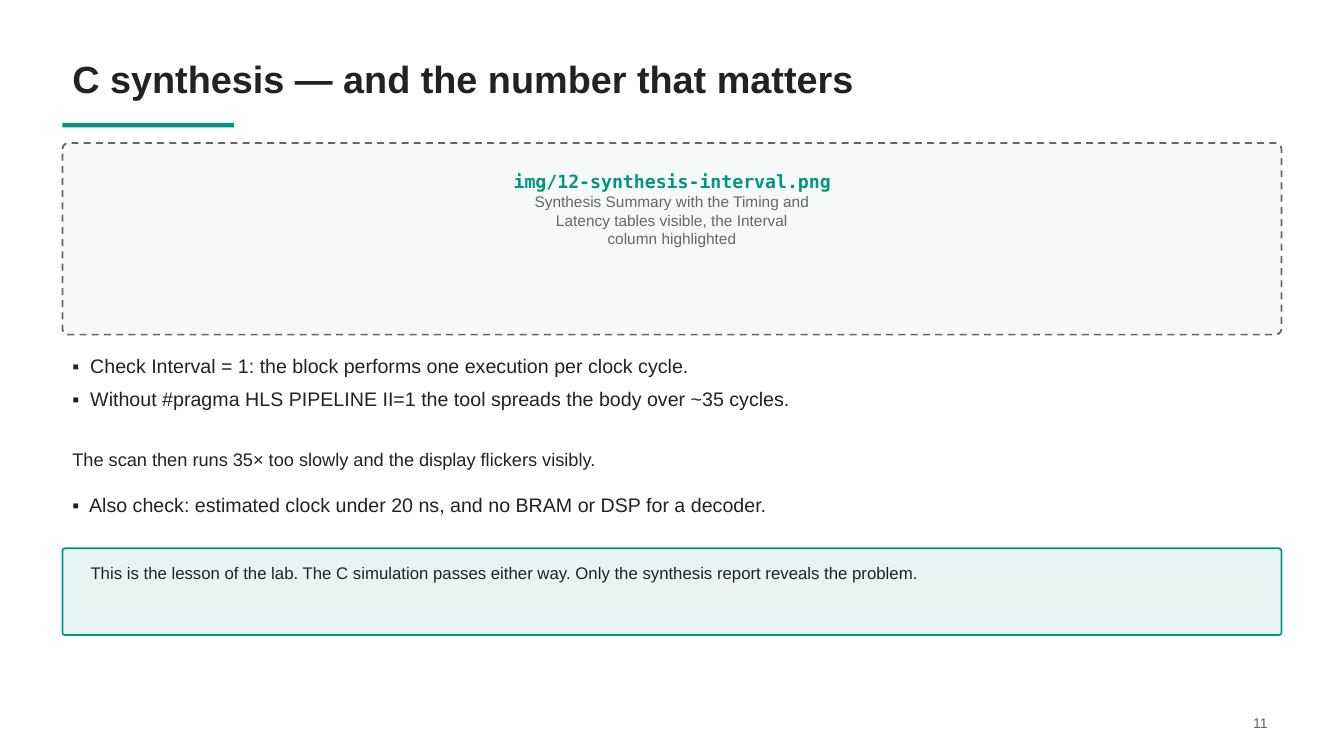
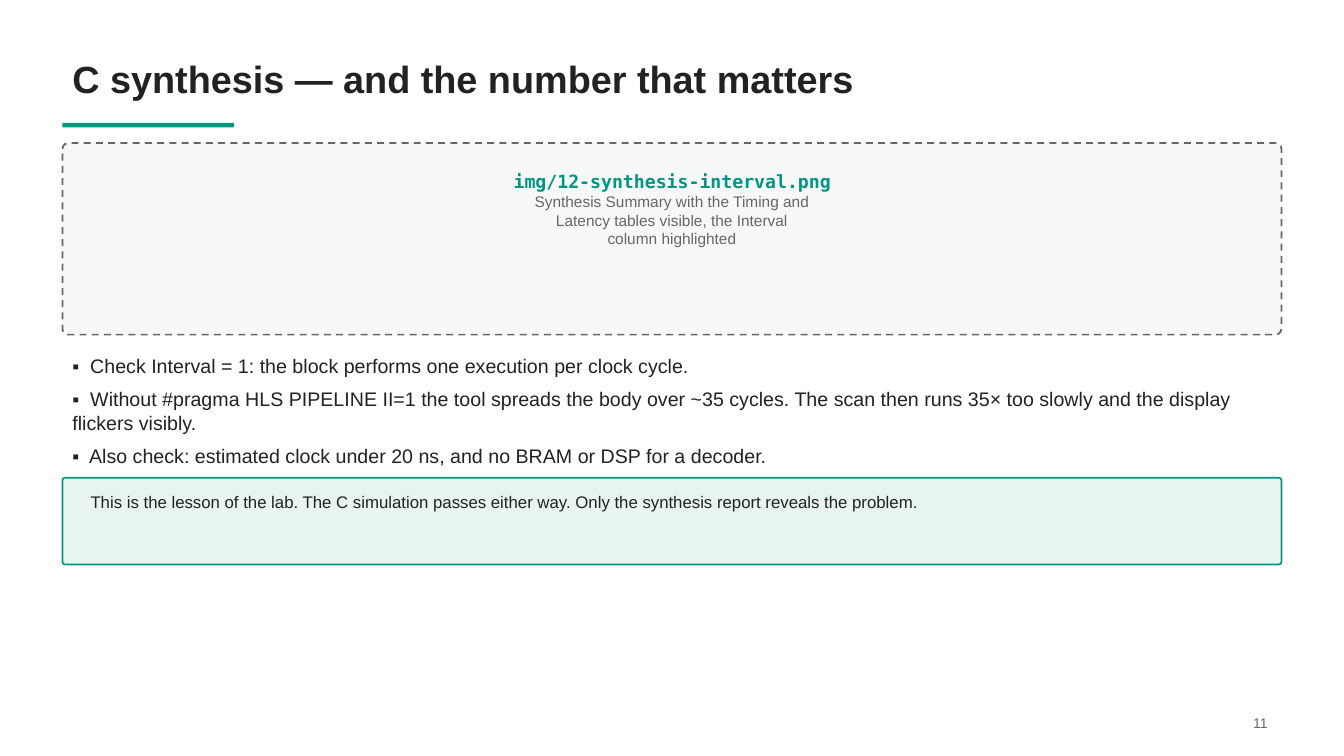
Before and after one commit to alpblkba/ces-hiwi-lab, a slide deck: slide 12 of labs/lab1/docs/lab1-hls-bringup.pptx. Drawn at 1344x756 pixels with LibreOffice and Linux fonts; fonts in the diff are those of the drawing. Boxes give left, top, right and bottom in pixels: in the first picture for what was removed or moved away, otherwise in the second. Text is boxed around its words. In the diff, an @@ line names an element or a change of style, - is before the commit and + after.

Commit message:
lab3 draft slides

```diff
--- a/labs/lab1/docs/lab1-hls-bringup.pptx
+++ b/labs/lab1/docs/lab1-hls-bringup.pptx
@@ text at box(72, 391, 1230, 466): text changed @@
-▪ Without #pragma HLS PIPELINE II=1 the tool spreads the body over ~35 cycles.
+▪ Without #pragma HLS PIPELINE II=1 the tool spreads the body over ~35 cycles. The scan then runs 35× too slowly and the display flickers visibly.
+▪ Also check: estimated clock under 20 ns, and no BRAM or DSP for a decoder.
@@ rounded rectangle: place and size @@
-rounded rectangle at box(63, 548, 1281, 635)
+rounded rectangle at box(63, 478, 1281, 565)
@@ text removed at box(72, 452, 595, 470) @@
-The scan then runs 35× too slowly and the display flickers visibly.
@@ text "This is the lesson of ...": place and size @@
-text "This is the lesson of ..." at box(91, 567, 917, 583)
+text "This is the lesson of ..." at box(91, 496, 917, 512)
@@ text removed at box(89, 497, 766, 515) @@
-▪ Also check: estimated clock under 20 ns, and no BRAM or DSP for a decoder.
```
Also in this commit, not shown: 2 other slides changed, 7 other files.
